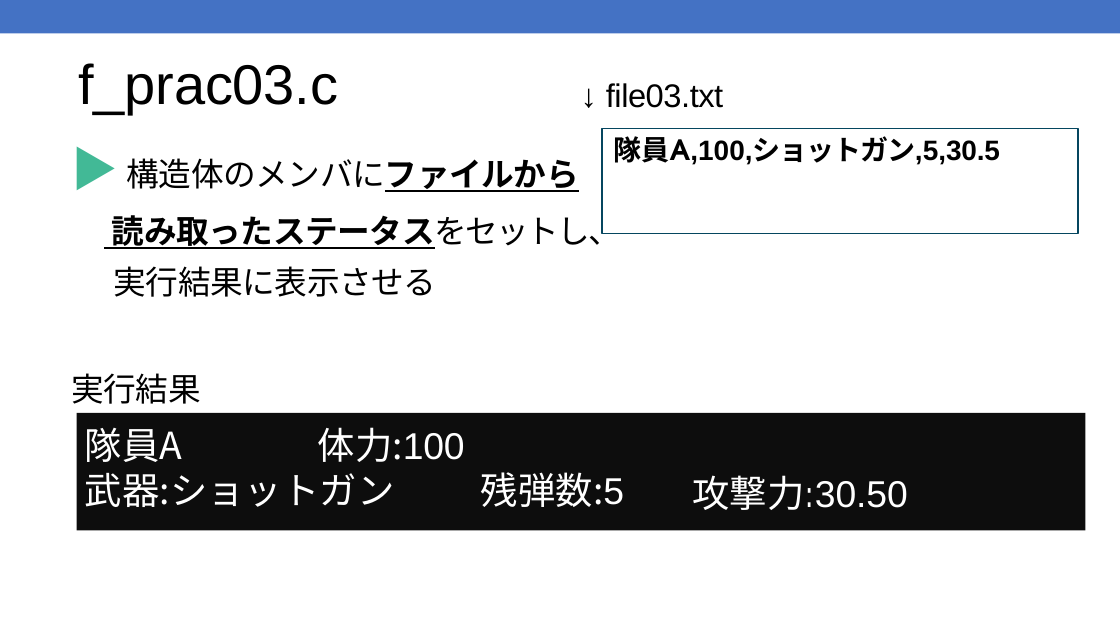
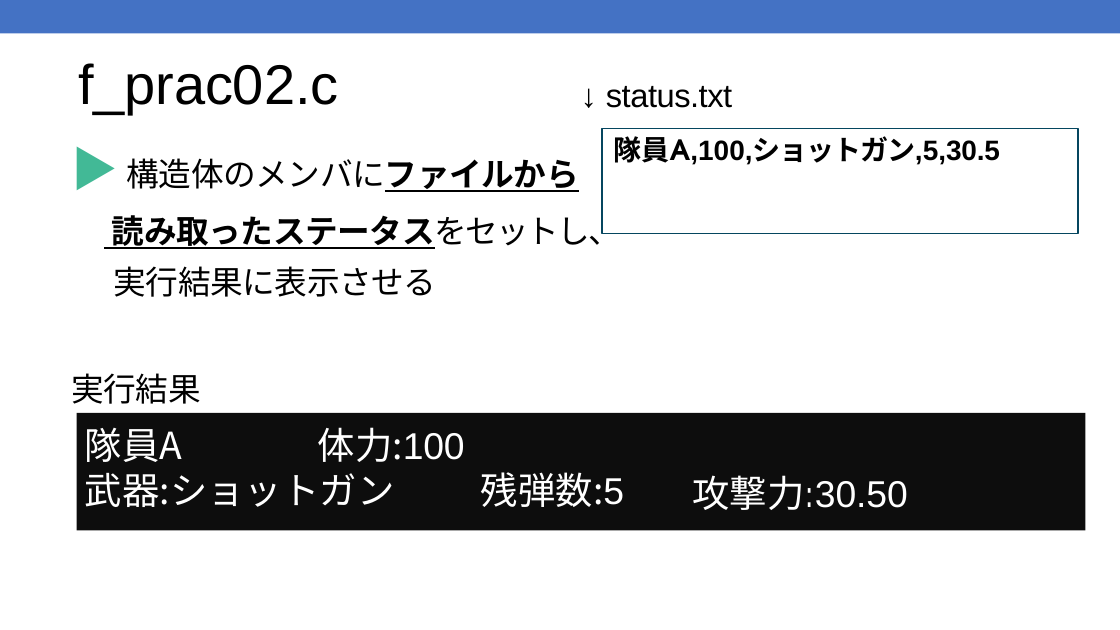
Before and after one commit to kic-murata/cpp2025, a slide deck: slide 17 of 授業資料/演習問題：ファイル処理.pptx. Drawn at 1120x630 pixels with LibreOffice and Linux fonts; fonts in the diff are those of the drawing. Boxes give left, top, right and bottom in pixels: in the first picture for what was removed or moved away, otherwise in the second. Text is boxed around its words. In the diff, an @@ line names an element or a change of style, - is before the commit and + after.

```diff
--- a/授業資料/演習問題：ファイル処理.pptx
+++ b/授業資料/演習問題：ファイル処理.pptx
@@ title at bbox=[78, 63, 338, 113]: text changed @@
-f_prac03.c
+f_prac02.c
@@ text at bbox=[606, 86, 732, 108]: text changed @@
-↓ file03.txt
+↓ status.txt
```
Also in this commit, not shown: 18 other slides changed.
